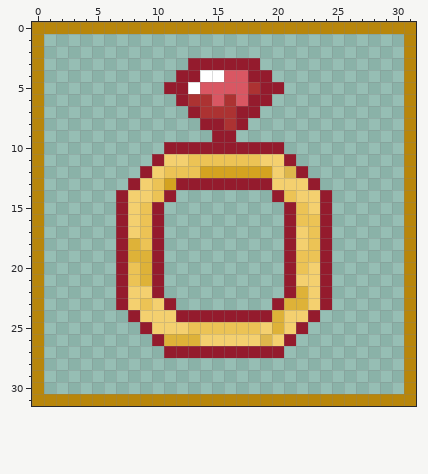
Edited in one commit: pixel-art file (assets/aseprite/diamond-ring.aseprite). The first picture shows the starting point.
32x32 pixels, 1 frame.
The same view after the edit:
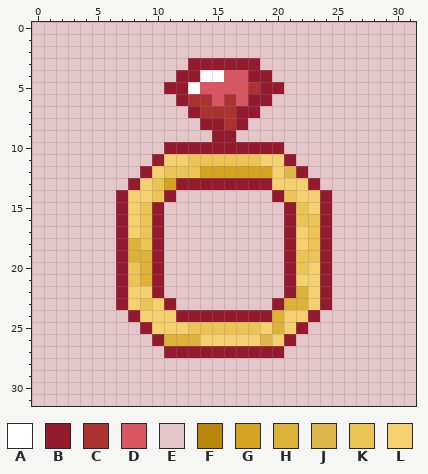
Palette (. is transparent): A #ffffff  B #941b2d  C #ac3232  D #d95763  E #e4c5ca  F #b8860b  G #d4a320  H #deb238  J #deb74c  K #ecc355  L #f4d06f
Difference:
y 0: x 0..31 FFFFFFFFFFFFFFFFFFFFFFFFFFFFFFFF -> EEEEEEEEEEEEEEEEEEEEEEEEEEEEEEEE
y 1..2: x 0..31 F..............................F -> EEEEEEEEEEEEEEEEEEEEEEEEEEEEEEEE
y 3: x 0..12 F............ -> EEEEEEEEEEEEE; x 19..31 ............F -> EEEEEEEEEEEEE
y 4: x 0..11 F........... -> EEEEEEEEEEEE; x 20..31 ...........F -> EEEEEEEEEEEE
y 5: x 0..10 F.......... -> EEEEEEEEEEE; x 21..31 ..........F -> EEEEEEEEEEE
y 6: x 0..11 F........... -> EEEEEEEEEEEE; x 20..31 ...........F -> EEEEEEEEEEEE
y 7: x 0..12 F............ -> EEEEEEEEEEEEE; x 19..31 ............F -> EEEEEEEEEEEEE
y 8: x 0..13 F............. -> EEEEEEEEEEEEEE; x 18..31 .............F -> EEEEEEEEEEEEEE
y 9: x 0..14 F.............. -> EEEEEEEEEEEEEEE; x 17..31 ..............F -> EEEEEEEEEEEEEEE
y 10: x 0..10 F.......... -> EEEEEEEEEEE; x 21..31 ..........F -> EEEEEEEEEEE
y 11: x 0..9 F......... -> EEEEEEEEEE; x 22..31 .........F -> EEEEEEEEEE
y 12: x 0..8 F........ -> EEEEEEEEE; x 23..31 ........F -> EEEEEEEEE
y 13: x 0..7 F....... -> EEEEEEEE; x 24..31 .......F -> EEEEEEEE
y 14: x 0..6 F...... -> EEEEEEE; x 12..19 ........ -> EEEEEEEE; x 25..31 ......F -> EEEEEEE
y 15..22: x 0..6 F...... -> EEEEEEE; x 11..20 .......... -> EEEEEEEEEE; x 25..31 ......F -> EEEEEEE
y 23: x 0..6 F...... -> EEEEEEE; x 12..19 ........ -> EEEEEEEE; x 25..31 ......F -> EEEEEEE
y 24: x 0..7 F....... -> EEEEEEEE; x 24..31 .......F -> EEEEEEEE
y 25: x 0..8 F........ -> EEEEEEEEE; x 23..31 ........F -> EEEEEEEEE
y 26: x 0..9 F......... -> EEEEEEEEEE; x 22..31 .........F -> EEEEEEEEEE
y 27: x 0..10 F.......... -> EEEEEEEEEEE; x 21..31 ..........F -> EEEEEEEEEEE
y 28..30: x 0..31 F..............................F -> EEEEEEEEEEEEEEEEEEEEEEEEEEEEEEEE
y 31: x 0..31 FFFFFFFFFFFFFFFFFFFFFFFFFFFFFFFF -> EEEEEEEEEEEEEEEEEEEEEEEEEEEEEEEE
Changed places in both pictures, as pixel boxes (x1, y1, x2, y2):
changed: (32, 22, 416, 406)
